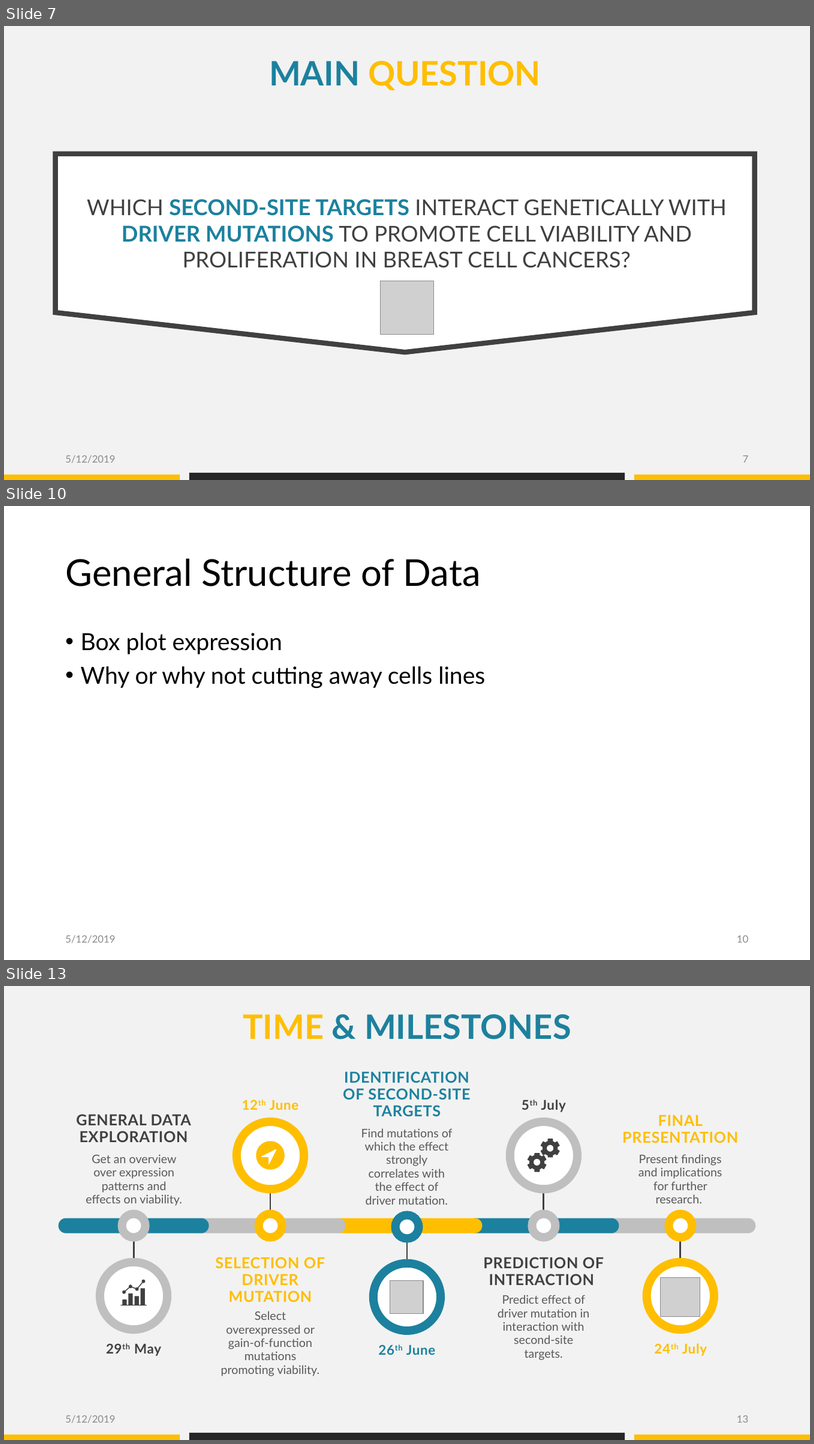
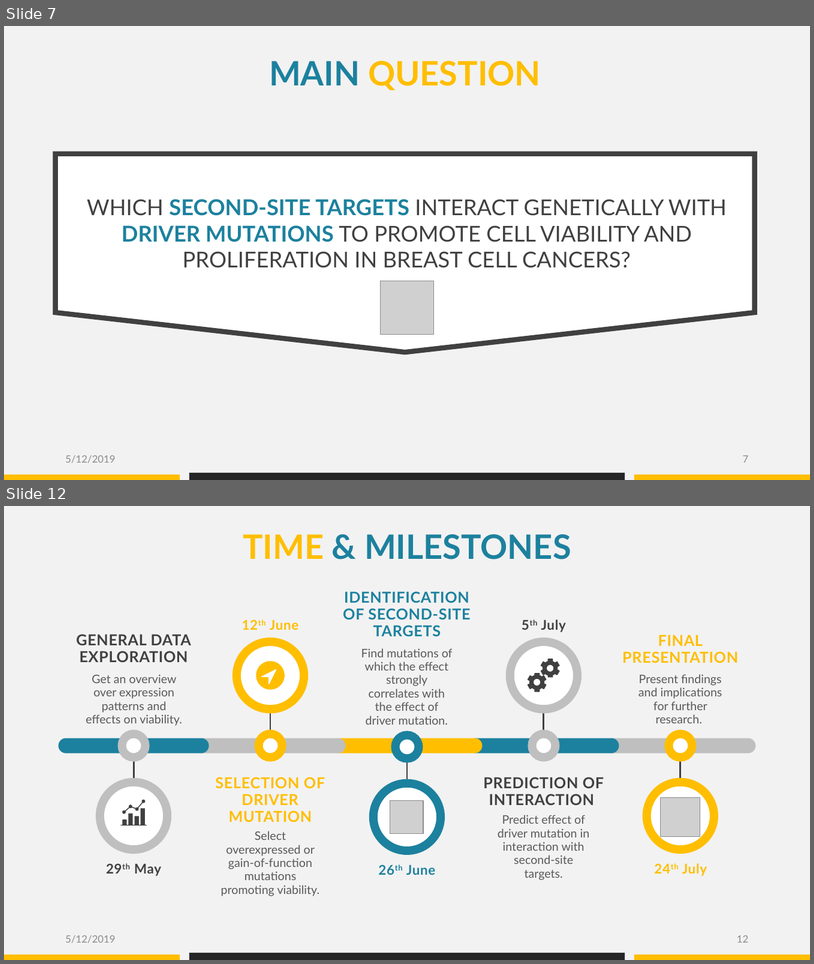
Before and after one commit to datascience-mobi/group-04-project-1-4, a slide deck: Project proposal_presentation_V1.pptx. Shown one above the other, each under a label of ours: slides 7, 10 and 13 before the commit, slides 7 and 12 after it; the slides between them are not shown. The pictures are 814x1444 and 814x964 pixels, drawn with LibreOffice and Linux fonts; fonts in the diff are those of the drawing; grey boxes stand for pictures. Boxes give left, top, right and bottom in pixels: in the first picture for what was removed or moved away, otherwise in the second. Text is boxed around its words. In the diff, an @@ line names an element or a change of style, - is before the commit and + after.

```diff
--- a/Project proposal_presentation_V1.pptx
+++ b/Project proposal_presentation_V1.pptx
@@ slide 10 removed at bbox=[4, 506, 810, 960], background #FFFFFF @@
@@ title removed at bbox=[65, 558, 481, 586] @@
-General Structure of Data
@@ text removed at bbox=[81, 633, 485, 688] @@
-• Box plot expression
-• Why or why not cutting away cells lines
@@ text removed at bbox=[65, 935, 115, 943] @@
-5/12/2019
@@ page number removed at bbox=[737, 935, 749, 942] @@
-10
@@ what was slide 13 is now slide 12 @@
@@ page number at bbox=[737, 935, 749, 942]: text changed @@
-13
+12
```
Also in this commit, not shown: 6 slides changed, 3 slides added, 2 other slides removed.
